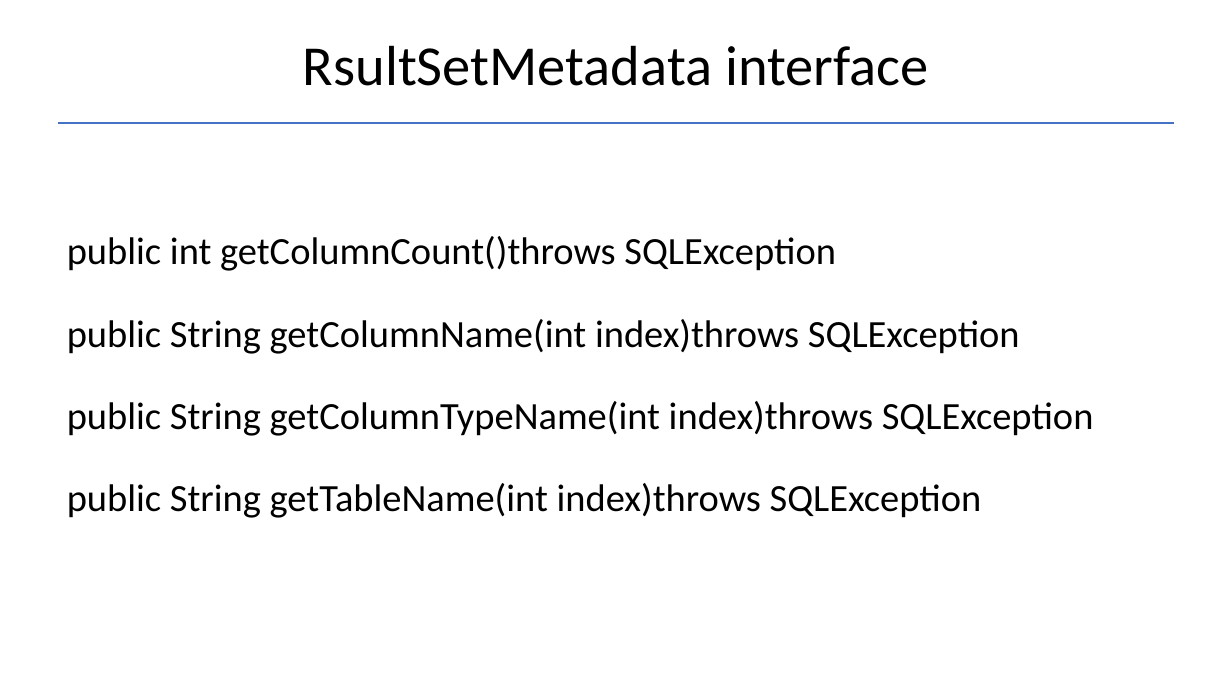
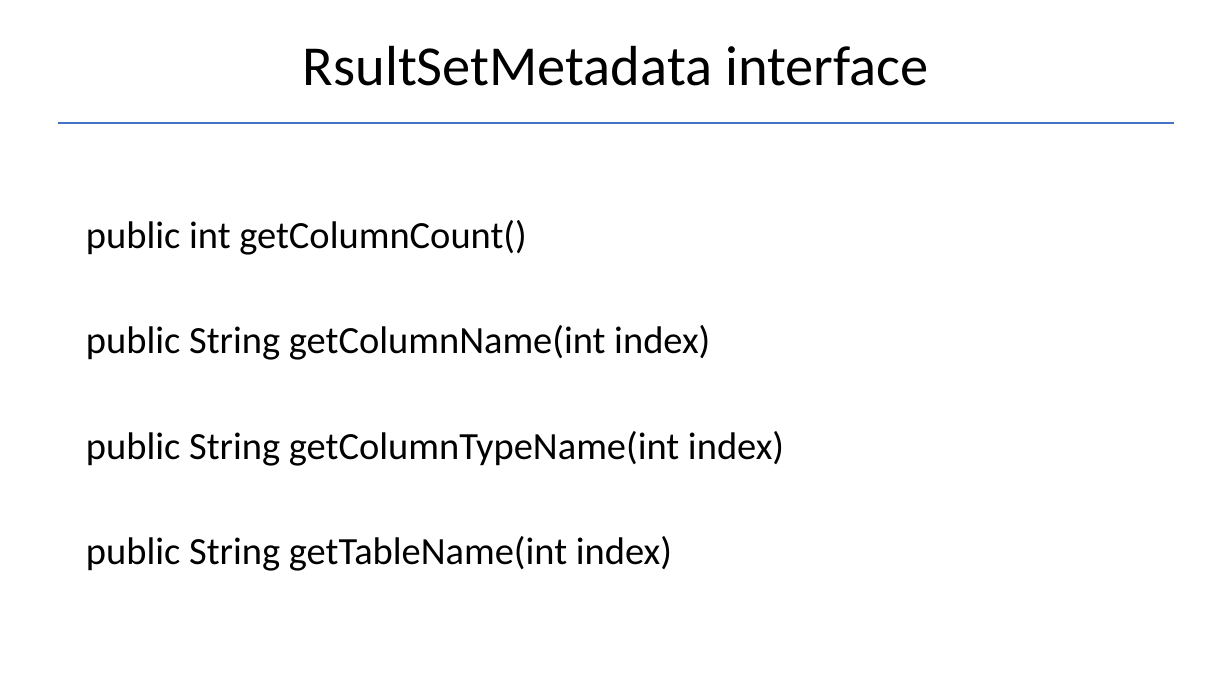
Before and after one commit to Garnik94/Levelup_presentations, a slide deck: slide 10 of JDBC/JDBC_Presentation.pptx. Drawn at 1232x693 pixels with LibreOffice and Linux fonts; fonts in the diff are those of the drawing. Boxes give left, top, right and bottom in pixels: in the first picture for what was removed or moved away, otherwise in the second. Text is boxed around its words. In the diff, an @@ line names an element or a change of style, - is before the commit and + after.

```diff
--- a/JDBC/JDBC_Presentation.pptx
+++ b/JDBC/JDBC_Presentation.pptx
@@ text at [86,220,784,571]: text changed @@
-public int getColumnCount()throws SQLException
-public String getColumnName(int index)throws SQLException
-public String getColumnTypeName(int index)throws SQLException
-public String getTableName(int index)throws SQLException
+public int getColumnCount()
+public String getColumnName(int index)
+public String getColumnTypeName(int index)
+public String getTableName(int index)
```
Also in this commit, not shown: 3 other slides changed, 5 slides added, 7 other files.
